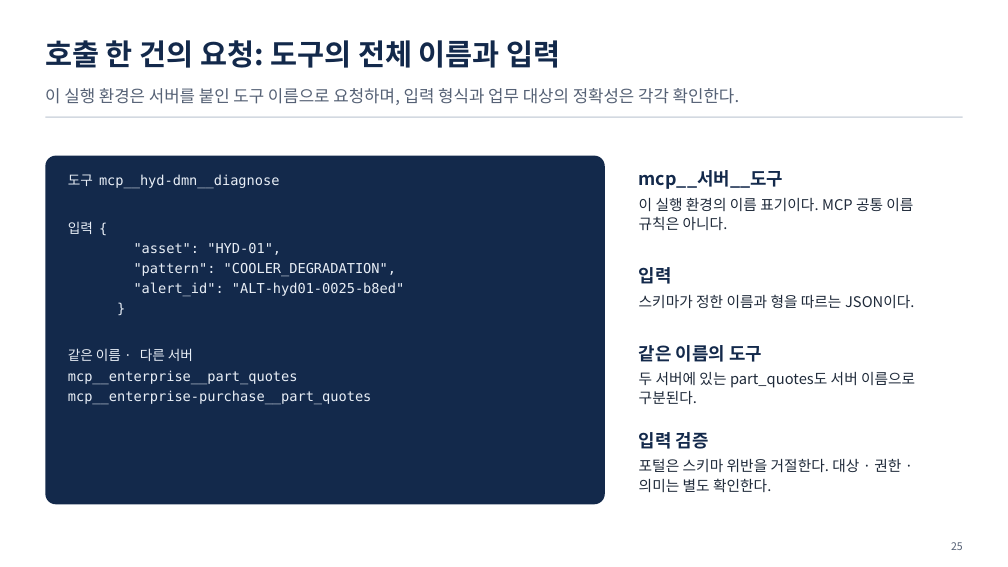
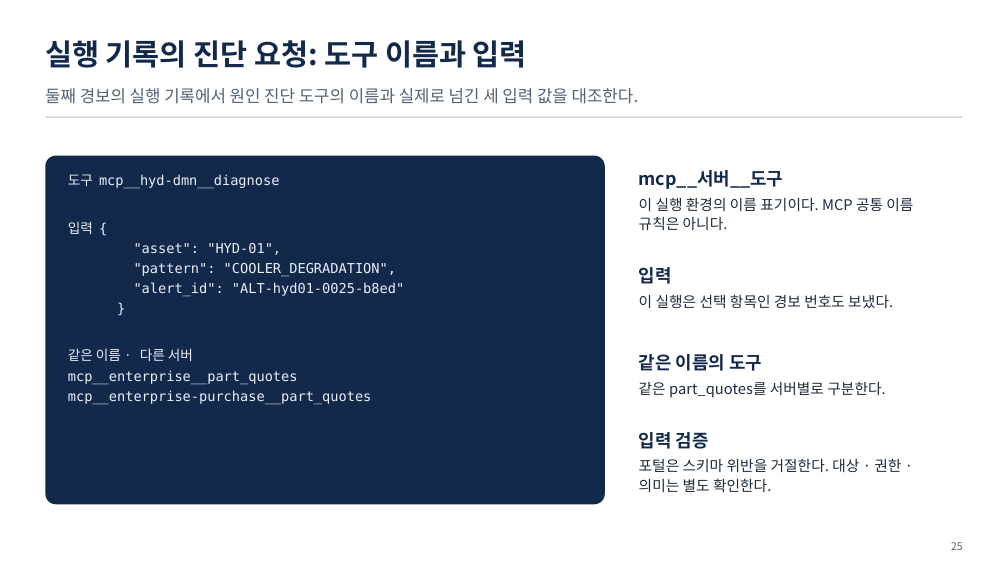
Before and after one commit to uengine-oss/hyd-iot-edu, a slide deck: slide 25 of workspace/강의제작/산출물/통합반/이론_오프라인/06회차/통합반_오프라인_06회차.pptx. Drawn at 1008x567 pixels with LibreOffice and Linux fonts; fonts in the diff are those of the drawing. Boxes give left, top, right and bottom in pixels: in the first picture for what was removed or moved away, otherwise in the second. Text is boxed around its words. In the diff, an @@ line names an element or a change of style, - is before the commit and + after.

Commit message:
통합반 현장 6회차 17~28장 MCP 도구 발견·입력 스키마·업무 응답과 stdio·HTTP 연결을 현장 화면·원본·노트로 검증한다

```diff
--- a/workspace/강의제작/산출물/통합반/이론_오프라인/06회차/통합반_오프라인_06회차.pptx
+++ b/workspace/강의제작/산출물/통합반/이론_오프라인/06회차/통합반_오프라인_06회차.pptx
@@ text at [45,40,527,68]: text changed @@
-호출 한 건의 요청: 도구의 전체 이름과 입력
+실행 기록의 진단 요청: 도구 이름과 입력
@@ text at [45,88,639,104]: text changed @@
-이 실행 환경은 서버를 붙인 도구 이름으로 요청하며, 입력 형식과 업무 대상의 정확성은 각각 확인한다.
+둘째 경보의 실행 기록에서 원인 진단 도구의 이름과 실제로 넘긴 세 입력 값을 대조한다.
@@ text at [639,294,893,308]: text changed @@
-스키마가 정한 이름과 형을 따르는 JSON이다.
+이 실행은 선택 항목인 경보 번호도 보냈다.
@@ text at [639,382,885,398]: text changed @@
-두 서버에 있는 part_quotes도 서버 이름으로 구분된다.
+같은 part_quotes를 서버별로 구분한다.
```
Also in this commit, not shown: 11 other slides changed, 10 other files.
